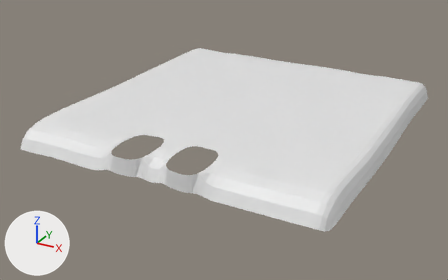
The OBJ model Runnes/Models/pisoTechoCastillo.obj, before and after one commit.
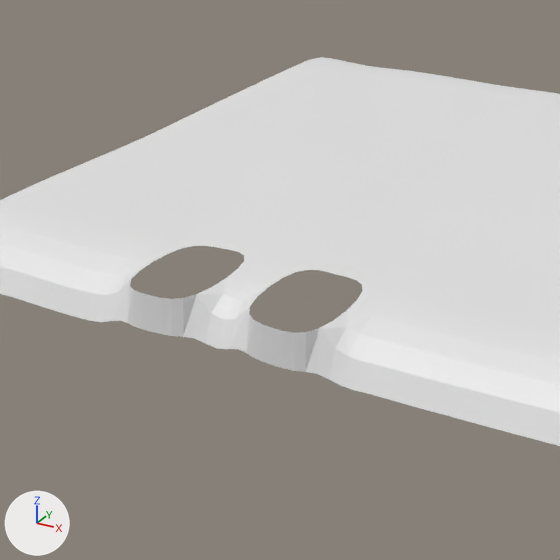
Each version is shown whole from a 50 mm camera at (-564.0, -858.0, 758.0) aimed at (-864.0, -313.0, 485.0), then close up on the part from 11% to 69% of the width and 8% to 100% of the height. Lighting does not change. The marker at lower left points along +X, +Y and +Z. Where no turn or scale is listed for an object, it has been applied to the vertices.

In view in the first close-up: 'pisoTechoCastillo'.
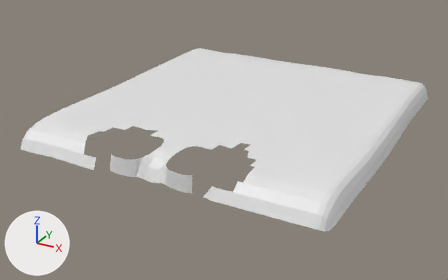
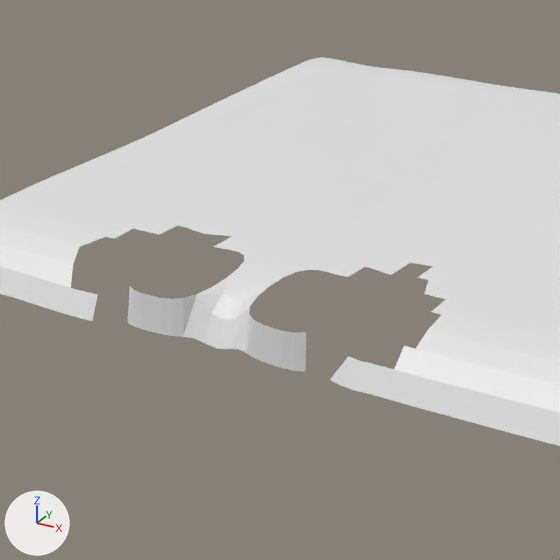
The change, as a list of edits to the scene's bpy script:
```text
Change me_pisotechocastillo:
    used by ob_pisotechocastillo; location = (0.0, 0.0, 0.0)
    remove me_pisotechocastillo.from_pydata(...)  # 2151 vertices, 4064 faces; spans x -1014.0..-686.0, y -473.0..-108.0, z 503.0..528.0
    add me_pisotechocastillo.from_pydata(...)  # 2090 vertices, 3915 faces; spans x -1014.0..-686.0, y -473.0..-108.0, z 503.0..528.0
    me_pisotechocastillo part 1
    32 vertices are removed from x -932.0..-889.0, y -470.0..-421.0, z 506.0..527.0
    75 faces are deleted
    me_pisotechocastillo part 2
    29 vertices are removed from x -813.0..-773.0, y -470.0..-409.0, z 510.0..527.0
    74 faces are deleted
```

Pixel boxes (x1, y1, x2, y2) of what changed, in the close-ups (560 x 560 px):
part 1 of me_pisotechocastillo, deleted
    before: (71, 226, 231, 323)
part 2 of me_pisotechocastillo, deleted
    before: (305, 263, 445, 380)
